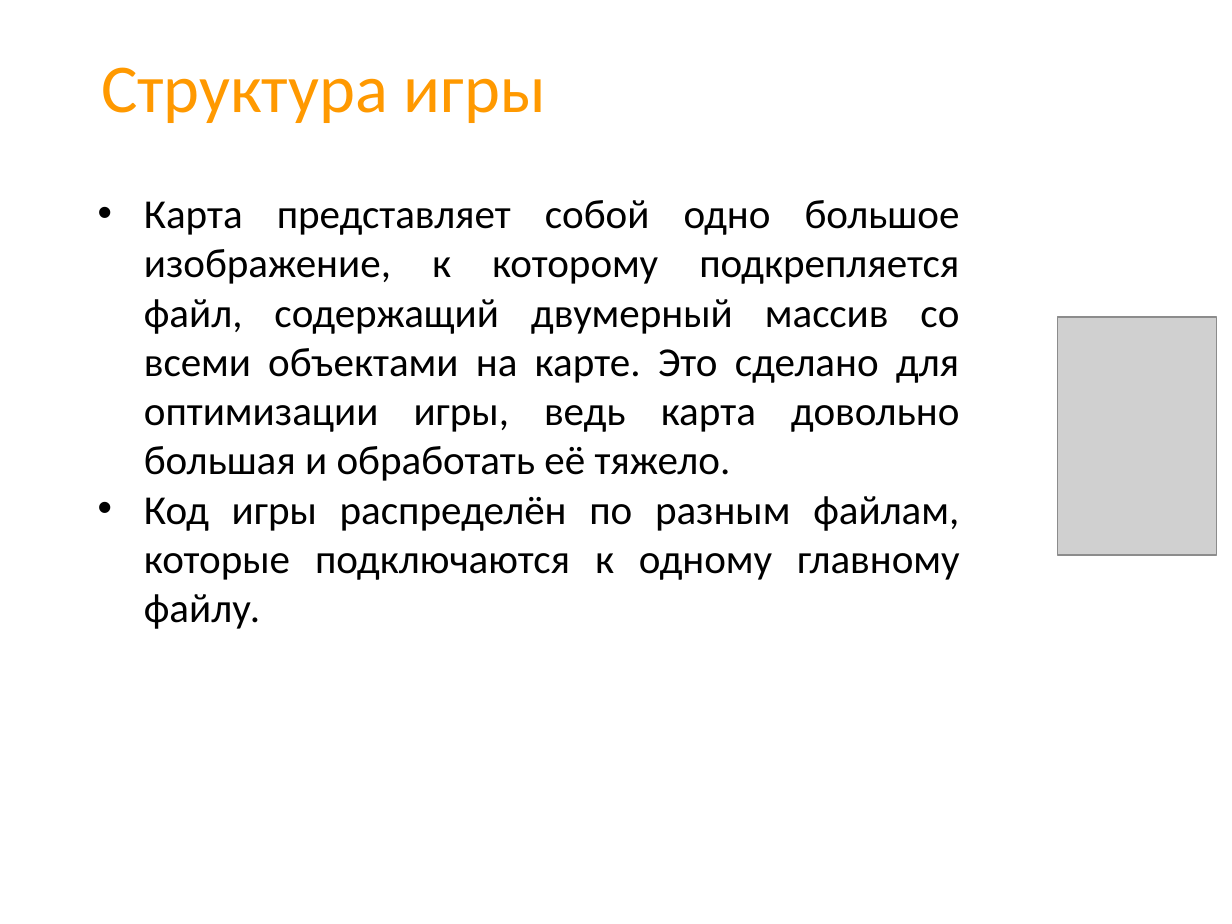
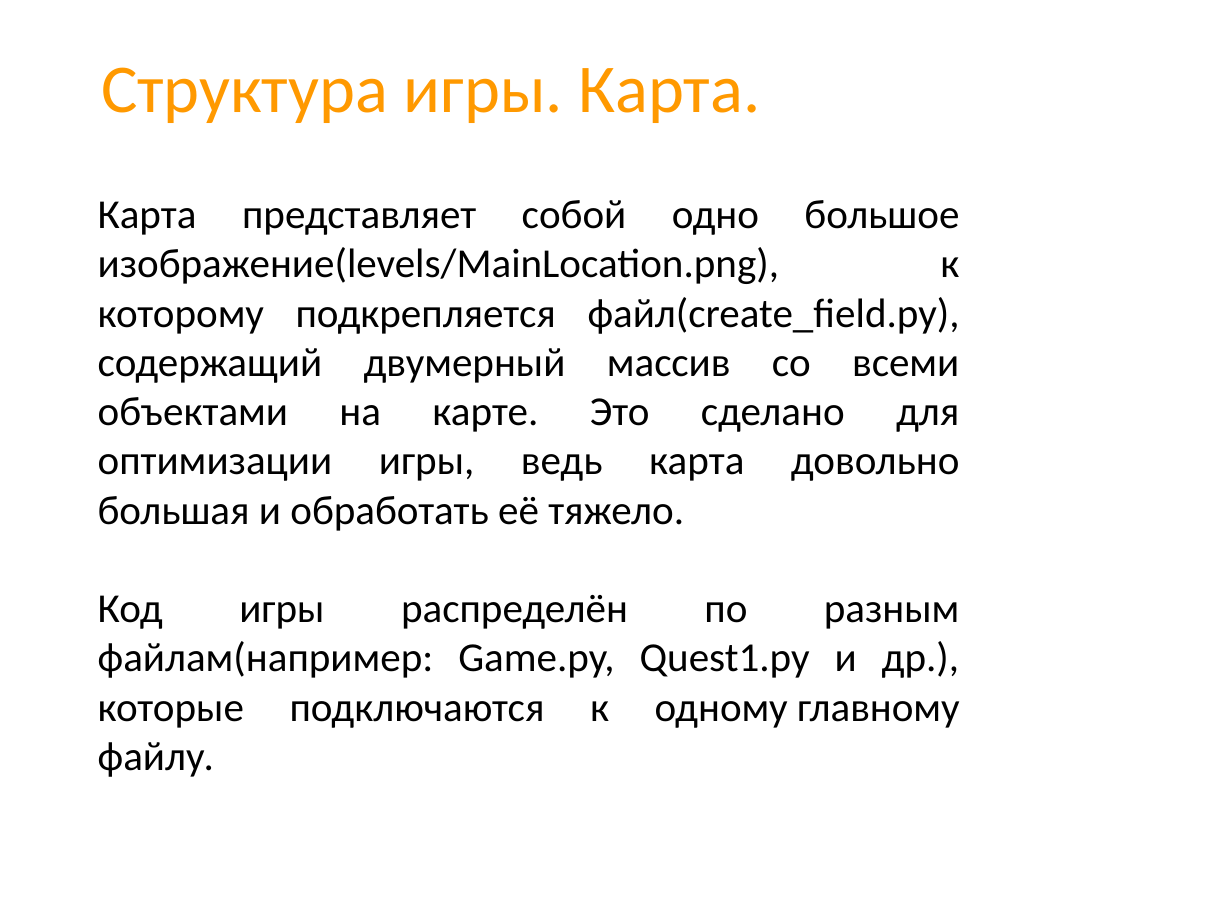
Before and after one commit to CicadaInc/thequiz, a slide deck: slide 5 of presentation.pptx. Drawn at 1232x924 pixels with LibreOffice and Linux fonts; fonts in the diff are those of the drawing; grey boxes stand for pictures; background and template pictures are left out. Boxes give left, top, right and bottom in pixels: in the first picture for what was removed or moved away, otherwise in the second. Text is boxed around its words. In the diff, an @@ line names an element or a change of style, - is before the commit and + after.

```diff
--- a/presentation.pptx
+++ b/presentation.pptx
@@ title at [101, 67, 760, 123]: text changed @@
-Структура игры
+Структура игры. Карта.
@@ text at [98, 200, 960, 777]: text changed @@
-• Карта представляет собой одно большое изображение, к которому подкрепляется файл, содержащий двумерный массив со всеми объектами на карте. Это сделано для оптимизации игры, ведь карта довольно большая и обработать её тяжело.
-• Код игры распределён по разным файлам, которые подключаются к одному главному файлу.
+Карта представляет собой одно большое изображение(levels/MainLocation.png), к которому подкрепляется файл(create_field.py), содержащий двумерный массив со всеми объектами на карте. Это сделано для оптимизации игры, ведь карта довольно большая и обработать её тяжело.
+Код игры распределён по разным файлам(например: Game.py, Quest1.py и др.), которые подключаются к одному главному файлу.
@@ picture removed at [1058, 317, 1217, 554] @@
```
Also in this commit, not shown: 2 other slides changed, 8 slides added, 2 slides removed, 3 other files.
